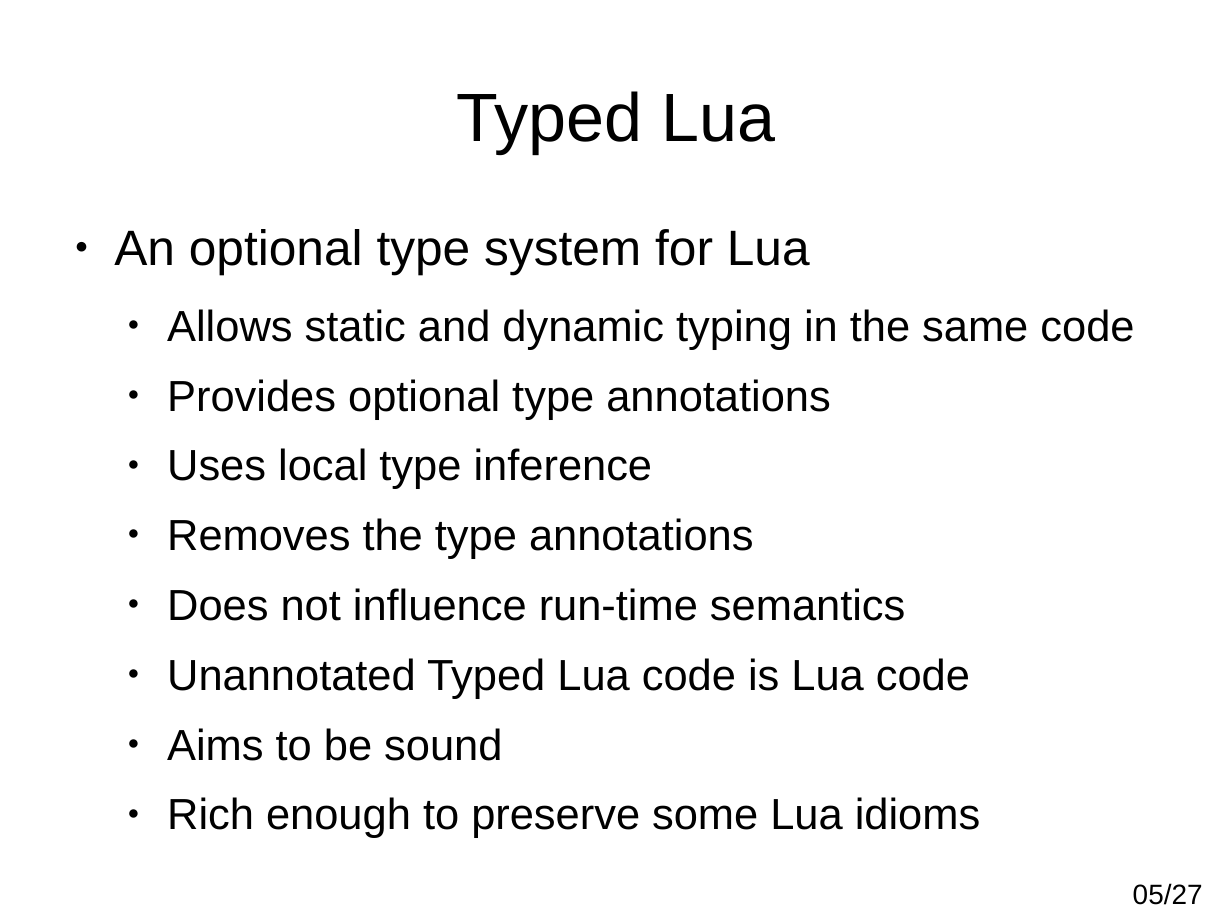
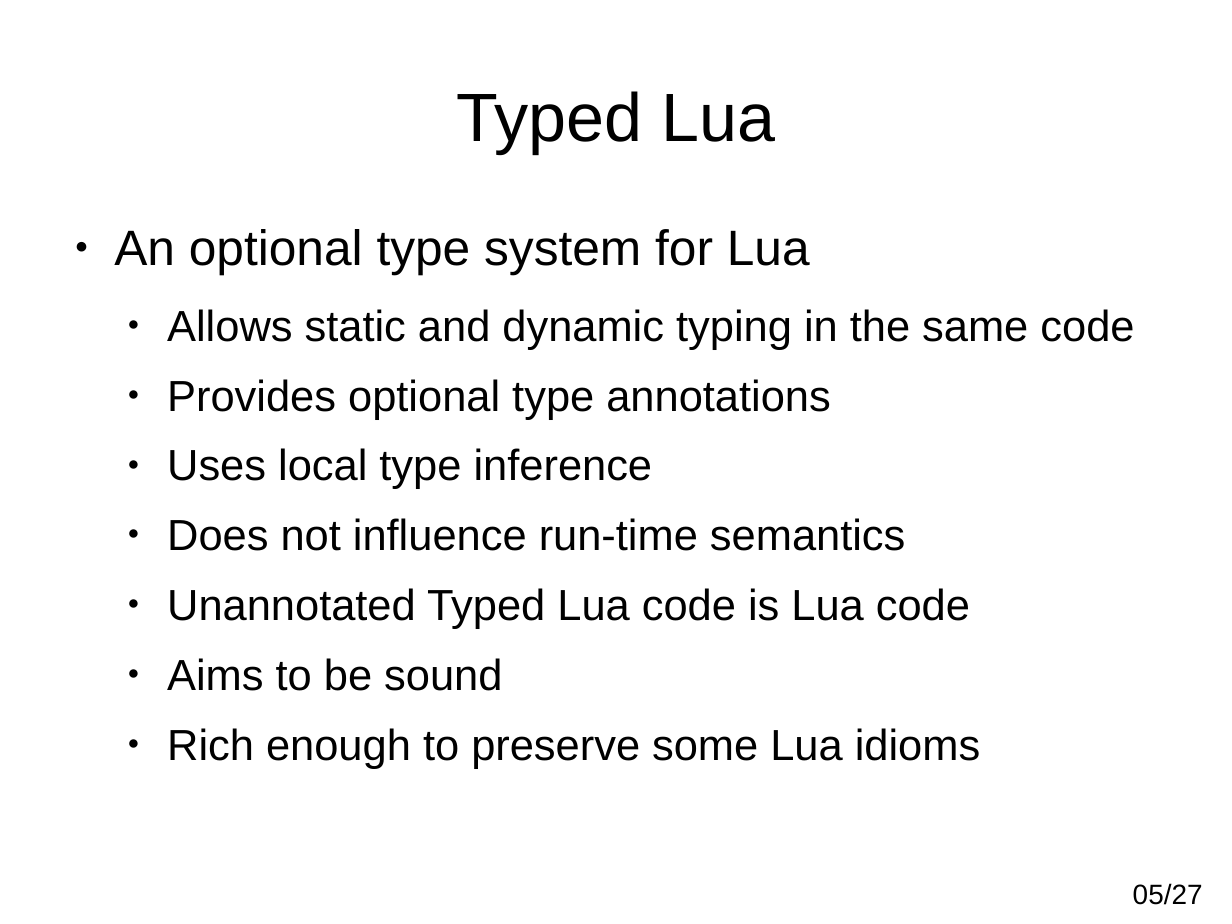
Before and after one commit to andremm/typedlua, a slide deck: slide 5 of doc/slides/luaworkshop2014.odp. Drawn at 1232x924 pixels with LibreOffice and Linux fonts; fonts in the diff are those of the drawing. Boxes give left, top, right and bottom in pixels: in the first picture for what was removed or moved away, otherwise in the second. Text is boxed around its words. In the diff, an @@ line names an element or a change of style, - is before the commit and + after.

```diff
--- a/doc/slides/luaworkshop2014.odp
+++ b/doc/slides/luaworkshop2014.odp
@@ text at box(167, 518, 754, 559): paragraph removed @@
-  ● Removes the type annotations
```
Also in this commit, not shown: 4 other slides changed.
